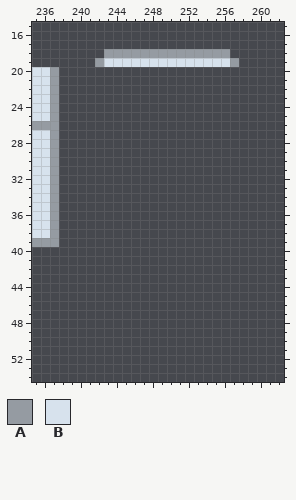
Pixel-art file: graphics/tilesets/neighborhood1.aseprite. Above: the version before the commit.
320x200 pixels, 1 frame. Shown: x 235..262, y 15..54.
Palette (. is transparent): A #959ba2  B #d7e2ed
Pixels before, first column x 235:
18 ........AAAAAAAAAAAAAA.
19 .......ABBBBBBBBBBBBBBA
20 BBA....................
21 BBA....................
22 BBA....................
23 BBA....................
24 BBA....................
25 BBA....................
26 AAA....................
27 BBA....................
28 BBA....................
29 BBA....................
30 BBA....................
31 BBA....................
32 BBA....................
33 BBA....................
34 BBA....................
35 BBA....................
36 BBA....................
37 BBA....................
38 BBA....................
39 AAA....................
Once edited:
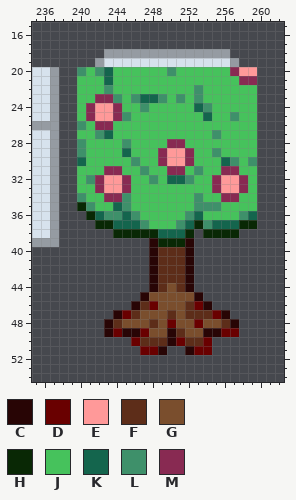
Colours new in this view: C #280505  D #690000  E #ff9999  F #5d2d19  G #7a4e2d  H #092805  J #46c25c  K #14654d  L #3e906a  M #882a52
Diff:
Changed rows in their new state; - is an unchanged pixel.
first column x 240:
20 LJLKJJJJJJLJJJJJJMEE
21 JJJKJJJJJJJJJJJJJJMM
22 JJJLJJJJJJJJJLJJJJJJ
23 JJMMLJLKKLJLJLJJJJJJ
24 JMEEMJJLJJJJJKLJJJJJ
25 JMEEMLJJJJJJJJKJJLJJ
26 LJMMJJJJJJJJJJJJJJJJ
27 JJLKJJJJJJJJJJJLJJJJ
28 LJJJJLJJJJMMJJJJJJJJ
29 LJJJJKJJJMEEMJJLJJJJ
30 KJJJJJLJJMEEMJJJKLJL
31 JJJMMJJLJJMMJLJJMMJJ
32 JLMEEMJJLJKKLJJMEEMJ
33 JJMEEMJJJJJJJJJMEEMJ
34 LJJMMLJJJJJJJLJJMMJJ
35 HLJJKLJJJJJJJLLLJJJJ
36 -HKLLKLJJJJJLKJJJJLK
37 --HHKKKLJJJLKHLKKKHH
38 ----HHHHHKKKH-HHHH--
39 --------CHHHC-------
40 --------CFFFC-------
41 --------CFFFC-------
42 --------CFFFC-------
43 --------CFFFC-------
44 --------CFGFC-------
45 -------CGGGGGC------
46 ------CFDGGGFDC-----
47 ----CDFGGGFGFFFDC---
48 ---CFGGGFGDGGDGGFC--
49 ---CDCCDGGCFGGCCDD--
50 ------DFFFCDFFD-----
51 -------DDC--CDD-----
